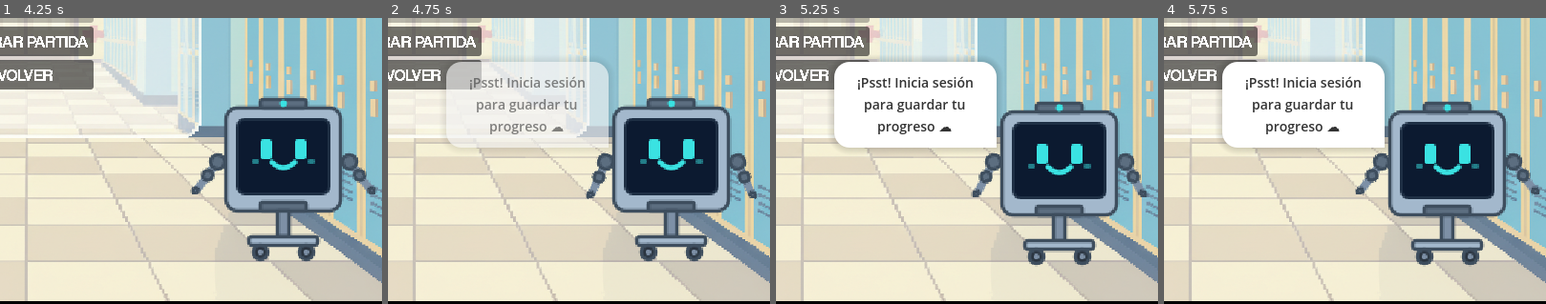
Above: before the commit, frames 1-4 (left to right).
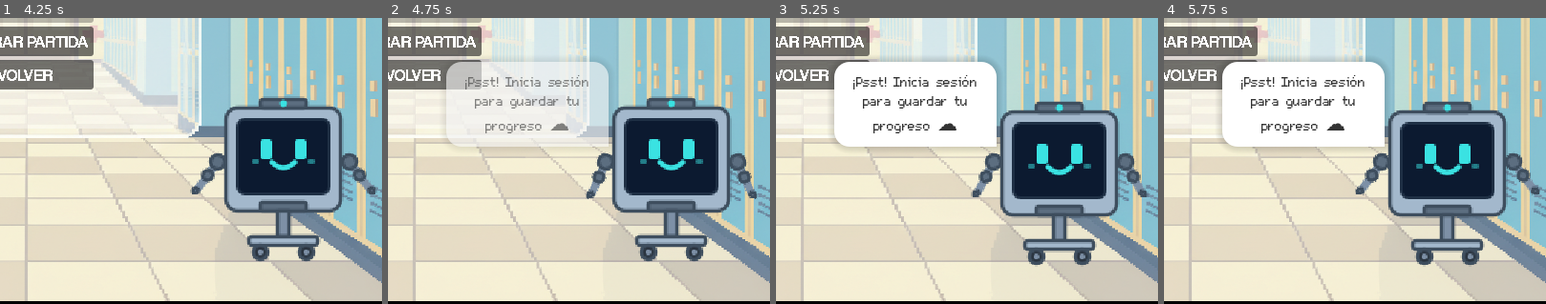
Above: after the commit, the same moments.

Repository: WilliamOramas/Juego-de-godot
Game: Godot game, scene res://src/menu/splash_screen.tscn
The game is run twice, just before and just after one commit, with the same random seed, the same clock (stepped at 60 frames per second) and the same inputs. Sound files missing from this copy of the repository are replaced by a short silence.
Inputs (mouse positions are % of the whole screen's width and height, from its top left):
- Up to frame 1 (4.25 s): tap Enter (ui_accept) at 0.5, 0.77, 1.52, 3.77 s; move the mouse to (72, 45) at 0.52 s; hold D (ui_right) 0.53-1.28 s; hold Q (Phone) 0.53-1.28 s; move the mouse to (30, 55) at 1.27 s; hold S (ui_down) 1.28-2 s; tap J (open_journal) at 1.35 s; click "JUGAR" at 2 s; move the mouse to (60, 28) at 2.77 s; hold D (ui_right) 2.78-3.53 s; hold K (open_stats) 2.78-3.53 s; move the mouse to (45, 70) at 3.52 s; hold W (ui_up) from 3.53 s (still down); tap M (quest_log) at 3.6 s
- Up to frame 2 (4.75 s): move the mouse to (80, 65) at 4.27 s; release W (ui_up) at 4.28 s; hold A (ui_left) from 4.28 s (still down); hold Shift from 4.28 s (still down); tap Enter (ui_accept) at 4.52 s
- Up to frame 3 (5.25 s): keep holding A (ui_left); move the mouse to (20, 35) at 5.02 s; release Shift at 5.03 s; tap E at 5.1 s
- Up to frame 4 (5.75 s): keep holding A (ui_left); tap Enter (ui_accept) at 5.27 s
The pictures show only the part of the screen within x 47-97%, y 49-99%; the shares and areas given below are measured in that part.

Frame 1 is identical in both runs. In frame 2, 1.7% of the frame differs, in the area x 16-58%, y 20-46%; in frame 3, 1.9%, in the area x 15-58%, y 20-46%; in frame 4, 1.9%.

Commit message:
refactor: update UI styling and adjust collision bounds for player and desk entities

Diff:
--- a/src/entities/player/player.tscn
+++ b/src/entities/player/player.tscn
@@ -5,7 +5,7 @@
 [ext_resource type="AudioStream" uid="uid://cn6u1iywkuf6l" path="res://src/assets/sounds/step.wav" id="4_step"]
 
 [sub_resource type="RectangleShape2D" id="RectangleShape2D_phys"]
-size = Vector2(23, 58)
+size = Vector2(23, 56)
 
 [sub_resource type="Animation" id="Animation_f50pn"]
 length = 0.001
@@ -285,7 +285,7 @@
 frame = 15
 
 [node name="CollisionShape2D" type="CollisionShape2D" parent="." unique_id=310722239]
-position = Vector2(0, 16)
+position = Vector2(0, 17)
 shape = SubResource("RectangleShape2D_phys")
 
 [node name="AnimationPlayer" type="AnimationPlayer" parent="." unique_id=1941436272]
@@ -308,7 +308,6 @@
 limit_bottom = 0
 position_smoothing_enabled = true
 
-
 [node name="StepSound" type="AudioStreamPlayer" parent="." unique_id=1915714679]
 stream = ExtResource("4_step")
 volume_db = -12.0
--- a/src/levels/classroom_1.tscn
+++ b/src/levels/classroom_1.tscn
@@ -10,7 +10,6 @@
 [ext_resource type="PackedScene" path="res://src/entities/npc/professor_npc.tscn" id="8_prof"]
 [ext_resource type="Texture2D" uid="uid://cm3pj731lfemk" path="res://src/assets/sprites/np2.png" id="9_npc_sprite"]
 
-
 [sub_resource type="RectangleShape2D" id="RectangleShape2D_wall_left"]
 size = Vector2(13, 500)
 
@@ -27,7 +26,7 @@
 size = Vector2(500, 10)
 
 [sub_resource type="RectangleShape2D" id="RectangleShape2D_student_desk"]
-size = Vector2(33, 22)
+size = Vector2(33, 19)
 
 [sub_resource type="RectangleShape2D" id="RectangleShape2D_teacher_desk"]
 size = Vector2(118.5, 16.5)
@@ -113,7 +112,7 @@
 position = Vector2(314, 180)
 
 [node name="CollisionShape2D" type="CollisionShape2D" parent="Furniture/DeskR1C4" unique_id=1851440283]
-position = Vector2(1, -16)
+position = Vector2(1, -16.5)
 shape = SubResource("RectangleShape2D_student_desk")
 
 [node name="DeskR1C5" type="StaticBody2D" parent="Furniture" unique_id=1174035467]
@@ -257,7 +256,7 @@
 speed = 15.0
 
 [node name="Enrique" parent="." unique_id=987654321 instance=ExtResource("5_npc")]
-position = Vector2(320, 100)
+position = Vector2(362, 101)
 sprite_texture = ExtResource("9_npc_sprite")
 sprite_modulate = Color(0.7, 0.7, 0.5, 1)
 npc_name = "Enrique"
--- a/src/menu/pixel.tscn
+++ b/src/menu/pixel.tscn
@@ -1,12 +1,12 @@
-[gd_scene load_steps=10 format=3 uid="uid://dswjytovfuu1t"]
-
-[ext_resource type="Script" path="res://src/menu/pixel.gd" id="1_script"]
+[gd_scene format=3 uid="uid://dswjytovfuu1t"]
 
 [ext_resource type="Texture2D" uid="uid://dcfxrre35wb7u" path="res://src/assets/sprites/robot_body.svg" id="1_body"]
+[ext_resource type="Script" uid="uid://dhrf3sfsj8ppd" path="res://src/menu/pixel.gd" id="1_script"]
 [ext_resource type="Texture2D" uid="uid://bxwu5sdekb6va" path="res://src/assets/sprites/robot_face_happy.svg" id="2_face_happy"]
 [ext_resource type="Texture2D" uid="uid://deq33brrv05w" path="res://src/assets/sprites/robot_face_blink.svg" id="3_face_blink"]
 [ext_resource type="Texture2D" uid="uid://nvhpae8kmui7" path="res://src/assets/sprites/robot_arm_left.svg" id="4_arm_left"]
 [ext_resource type="Texture2D" uid="uid://dqgsxigrb2fij" path="res://src/assets/sprites/robot_arm_right.svg" id="5_arm_right"]
+[ext_resource type="FontFile" uid="uid://cr0ivbn1xn0bt" path="res://src/fonts/m5x7.ttf" id="7_7xjwh"]
 
 [sub_resource type="Animation" id="Animation_idle"]
 resource_name = "idle"
@@ -67,17 +67,16 @@
 }
 
 [sub_resource type="StyleBoxFlat" id="StyleBoxFlat_bubble"]
-bg_color = Color(1, 1, 1, 1)
-corner_radius_top_left = 16
-corner_radius_top_right = 16
-corner_radius_bottom_right = 0
-corner_radius_bottom_left = 16
-shadow_color = Color(0, 0, 0, 0.15)
-shadow_size = 8
 content_margin_left = 16.0
 content_margin_top = 12.0
 content_margin_right = 16.0
 content_margin_bottom = 12.0
+bg_color = Color(1, 1, 1, 1)
+corner_radius_top_left = 16
+corner_radius_top_right = 16
+corner_radius_bottom_left = 16
+shadow_color = Color(0, 0, 0, 0.15)
+shadow_size = 8
 
 [node name="Pixel" type="Control" unique_id=316933044]
 process_mode = 1
@@ -128,7 +127,7 @@
 libraries/ = SubResource("AnimationLibrary_pixel")
 autoplay = &"idle"
 
-[node name="SpeechBubble" type="PanelContainer" parent="."]
+[node name="SpeechBubble" type="PanelContainer" parent="." unique_id=2072029292]
 layout_mode = 0
 offset_left = -140.0
 offset_top = -30.0
@@ -136,10 +135,11 @@
 offset_bottom = 20.0
 theme_override_styles/panel = SubResource("StyleBoxFlat_bubble")
 
-[node name="Label" type="Label" parent="SpeechBubble"]
+[node name="Label" type="Label" parent="SpeechBubble" unique_id=1744517235]
 layout_mode = 2
 theme_override_colors/font_color = Color(0.2, 0.2, 0.2, 1)
-theme_override_font_sizes/font_size = 14
+theme_override_fonts/font = ExtResource("7_7xjwh")
+theme_override_font_sizes/font_size = 21
 text = "¡Psst! Inicia sesión para guardar tu progreso ☁️"
 horizontal_alignment = 1
 vertical_alignment = 1
